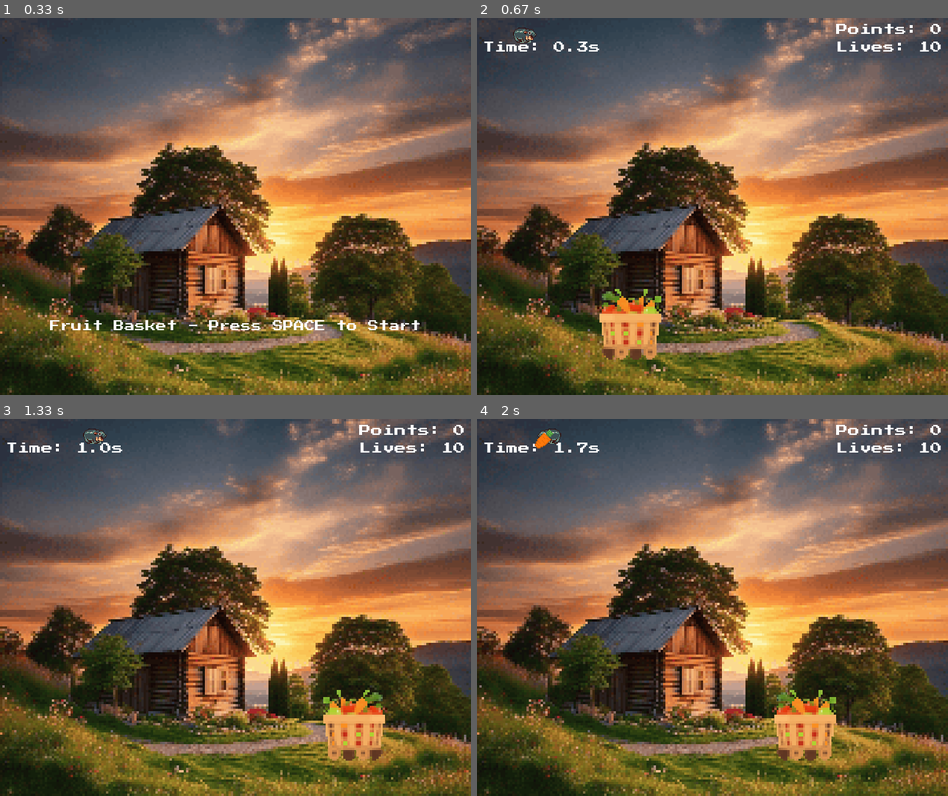
Above: before the commit, frames 1-4 (two rows, left to right).
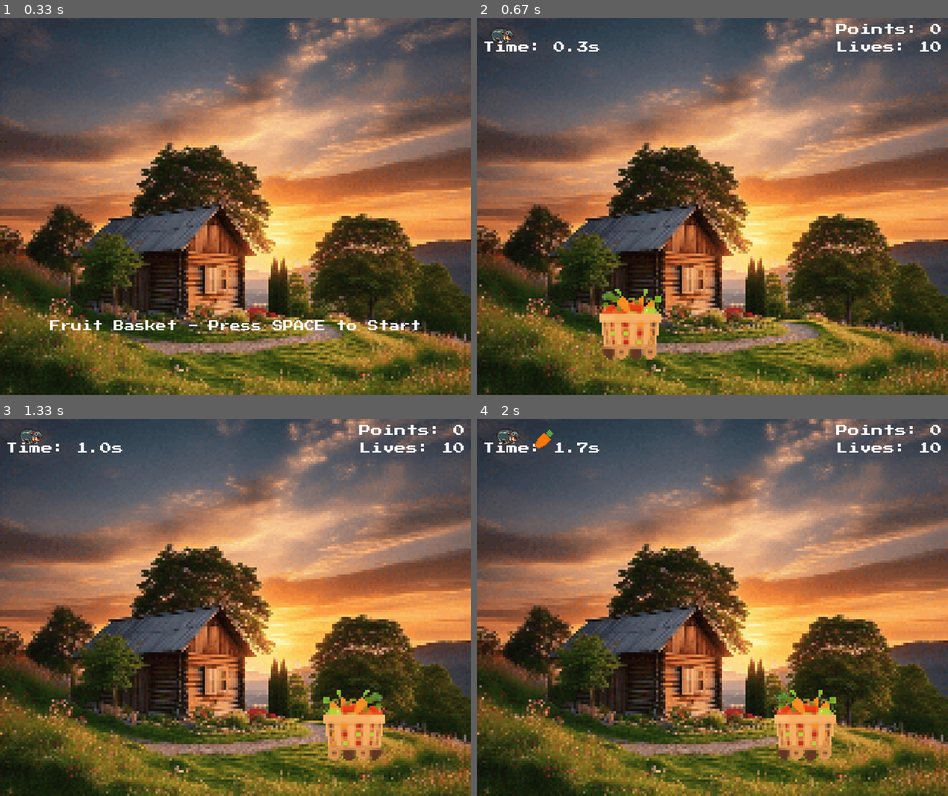
Above: after the commit, the same moments.

Repository: chickenSandwich-cpu/Fruit_Basket_pygame
Game: pygame game, started from Fruit_Basket/Fruit_Basket.py
Two runs of this game, one before a commit and one after it. Both use one fixed random seed, a clock stepped at 60 frames per second and the inputs below.
Inputs:
- Up to frame 1 (0.33 s): no input
- Up to frame 2 (0.67 s): tap Space at 0.33 s
- Up to frame 3 (1.33 s): hold Right 0.67-1.13 s; tap Space at 0.73, 1.03, 1.23 s; hold Right from 1.17 s (still down)
- Up to frame 4 (2 s): tap Space at 1.53, 1.73 s; release Right at 1.63 s; hold Left from 1.67 s (still down)

Frame 1 is identical in both runs. In frame 2, 0.2% of the frame differs, in the area x 2-13%, y 2-7%; in frame 3, 0.2%; in frame 4, 0.2%.

Commit message:
ading fun elemtns

Diff:
--- a/Fruit_Basket/Fruit_Basket.py
+++ b/Fruit_Basket/Fruit_Basket.py
@@ -30,10 +30,13 @@
 
 # Hippo properties
 HIPPO_WIDTH, HIPPO_HEIGHT = 64, 64
-HIPPO_VEL = 2
+HIPPO_VEL = 10
 HIPPO_X, HIPPO_Y = 10, -2
 HIPPO_DIRECTION = 1  # 1 for right, -1 for left
+HIPPO_LEFT_BOUND = 10
+HIPPO_RIGHT_BOUND = 120
 HIPPO_MOVE_SECONDS = 1000  # Move every 1000 milliseconds (1 second)
+hippo_last_moved = pygame.time.get_ticks()  # Initialize the last moved time
 
 # Set up font
 FONT = pygame.font.Font("fonts/PressStart2P.ttf", 20)
@@ -90,11 +93,16 @@
 play_songs()
 
 def update_hippo():
-    global HIPPO_X, HIPPO_DIRECTION
-    HIPPO_X += HIPPO_VEL * HIPPO_DIRECTION
-
-    if HIPPO_X <= 0 or HIPPO_X + HIPPO_WIDTH >= HIPPO_WIDTH + 150:
-        HIPPO_DIRECTION *= -1
+    global HIPPO_X, HIPPO_DIRECTION, hippo_last_moved
+    current_time = pygame.time.get_ticks()
+
+    if current_time - hippo_last_moved > HIPPO_MOVE_SECONDS:
+        HIPPO_X += HIPPO_VEL * HIPPO_DIRECTION
+
+        if HIPPO_X <= HIPPO_LEFT_BOUND or HIPPO_X + HIPPO_WIDTH >= HIPPO_RIGHT_BOUND:
+            HIPPO_DIRECTION *= -1
+
+        hippo_last_moved = current_time
 
 def draw(basket_img, basket_rect, elapsed_time, points, lives, fruits):
     # Draw the background image
@@ -191,10 +199,6 @@
         fruit_count += clock.tick(60)  # Set the frame rate to 60 FPS
         elapsed_time = time.time() - start_time
         update_hippo()
-
-        text_surface = FONT.render("Time: 999s", True, (255, 255, 255))
-        text_width, text_height = text_surface.get_size()
-        print("Width:", text_width, "Height:", text_height)
 
         # Update the basket speed every 15 seconds
         basket_vel = min(12, BASKET_VEL + int(elapsed_time // 15))
